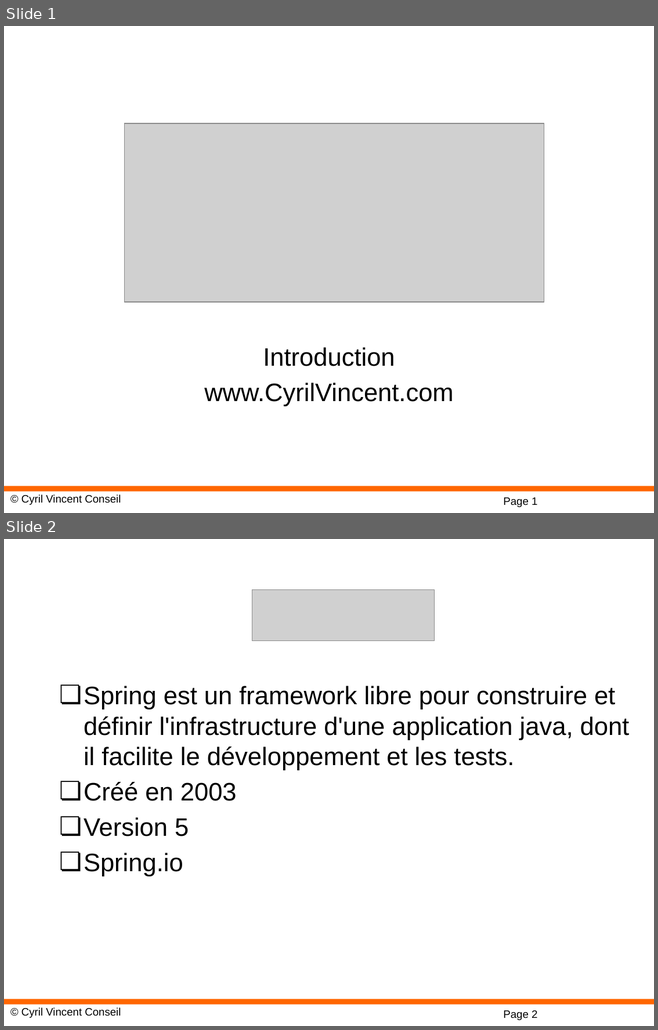
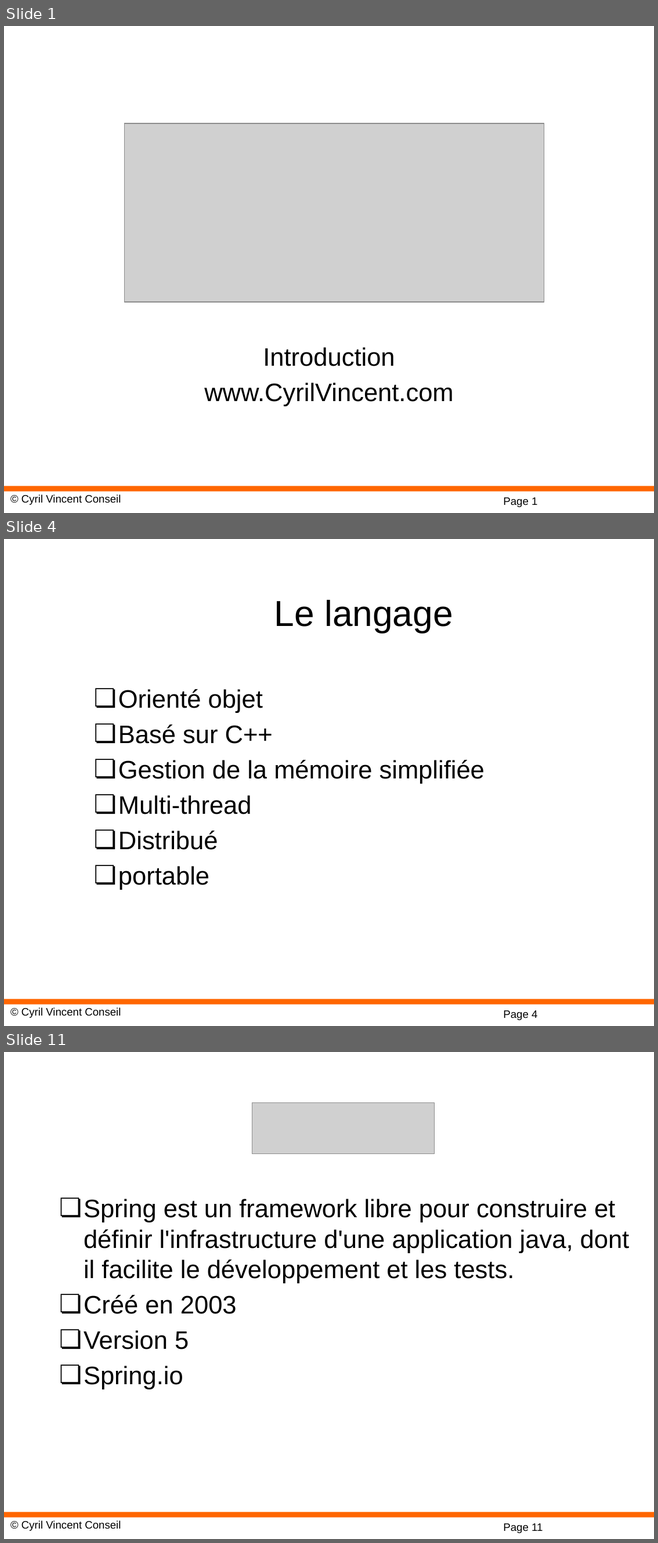
Before and after one commit to cyrilvincent/spring, a slide deck: ppt/01-SpringIntro.pptx. Shown one above the other, each under a label of ours: slides 1 and 2 before the commit, slides 1, 4 and 11 after it; the slides between them are not shown. The pictures are 658x1030 and 658x1543 pixels, drawn with LibreOffice and Linux fonts; fonts in the diff are those of the drawing; grey boxes stand for pictures; background and template pictures are left out. Boxes give left, top, right and bottom in pixels: in the first picture for what was removed or moved away, otherwise in the second. Text is boxed around its words. In the diff, an @@ line names an element or a change of style, - is before the commit and + after.

```diff
--- a/ppt/01-SpringIntro.pptx
+++ b/ppt/01-SpringIntro.pptx
@@ slide 4 added at (x1=4, y1=539, x2=654, y2=1026), background #FFFFFF; not listed: 3 template elements that a slide beside it also shows @@
@@ title added at (x1=274, y1=600, x2=452, y2=633), 40 pt, text #000000 @@
+Le langage
@@ text added at (x1=118, y1=689, x2=484, y2=890), 28 pt, text #000000 @@
+❏ Orienté objet
+❏ Basé sur C++
+❏ Gestion de la mémoire simplifiée
+❏ Multi-thread
+❏ Distribué
+❏ portable
@@ what was slide 2 is now slide 11 @@
@@ page number at (x1=503, y1=1524, x2=542, y2=1533): text changed @@
-Page 2
+Page 11
```
Also in this commit, not shown: 8 other slides added, 3 other files.
